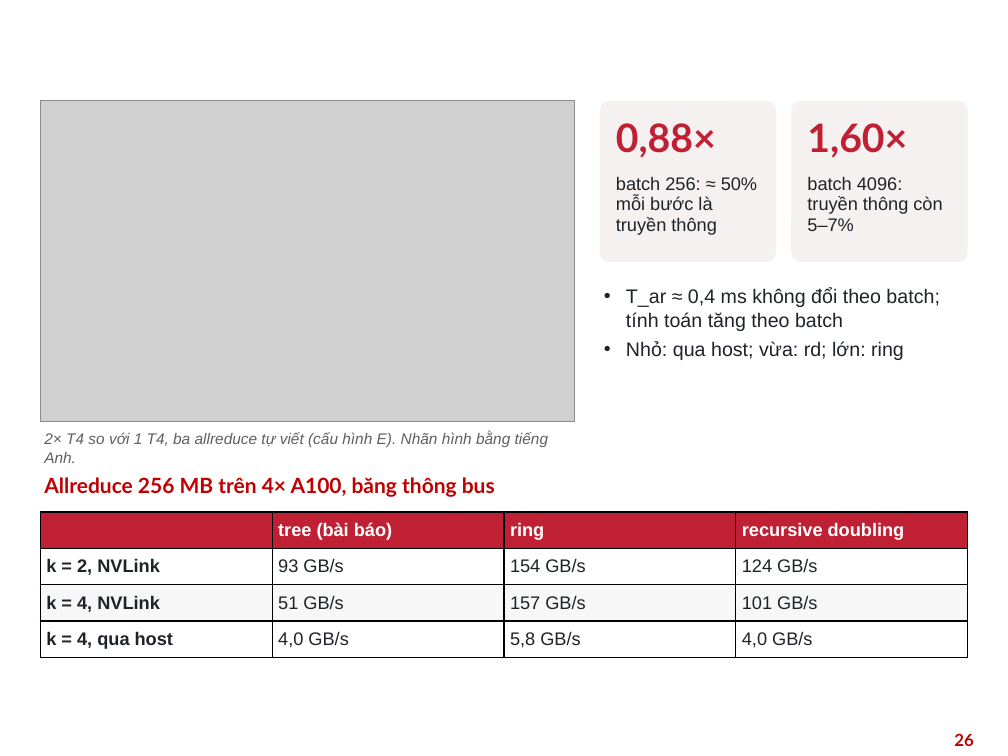
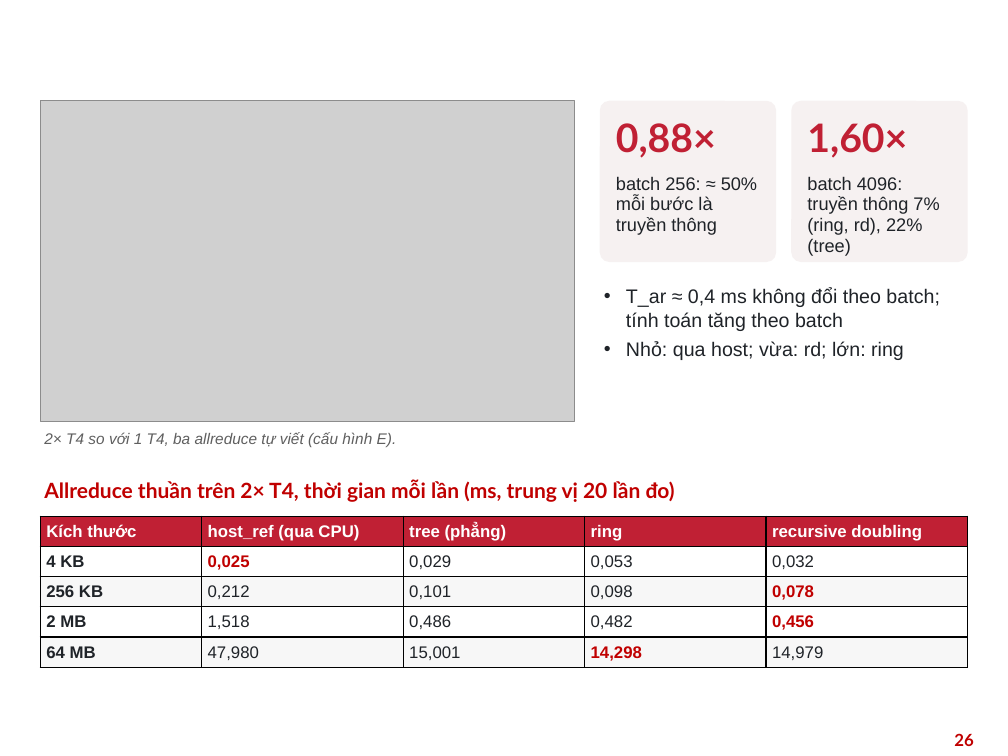
Before and after one commit to ngocvinhvu/High-Performance-Computing, a slide deck: slide 26 of slides/HPC_Nhom10_ParallelDistributedDL.pptx. Drawn at 1008x756 pixels with LibreOffice and Linux fonts; fonts in the diff are those of the drawing; grey boxes stand for pictures; background and template pictures are left out. Boxes give left, top, right and bottom in pixels: in the first picture for what was removed or moved away, otherwise in the second. Text is boxed around its words. In the diff, an @@ line names an element or a change of style, - is before the commit and + after.

```diff
--- a/slides/HPC_Nhom10_ParallelDistributedDL.pptx
+++ b/slides/HPC_Nhom10_ParallelDistributedDL.pptx
@@ text at [807,176,939,256]: text changed @@
-batch 4096: truyền thông còn 5–7%
+batch 4096: truyền thông 7% (ring, rd), 22% (tree)
@@ text at [44,432,397,447]: text changed @@
-2× T4 so với 1 T4, ba allreduce tự viết (cấu hình E). Nhãn hình bằng tiếng Anh.
+2× T4 so với 1 T4, ba allreduce tự viết (cấu hình E).
@@ text at [44,480,675,502]: text changed @@
-Allreduce 256 MB trên 4× A100, băng thông bus
+Allreduce thuần trên 2× T4, thời gian mỗi lần (ms, trung vị 20 lần đo)
@@ table at [40,516,968,667] @@
- | tree (bài báo) | ring | recursive doubling
-k = 2, NVLink | 93 GB/s | 154 GB/s | 124 GB/s
-k = 4, NVLink | 51 GB/s | 157 GB/s | 101 GB/s
-k = 4, qua host | 4,0 GB/s | 5,8 GB/s | 4,0 GB/s
+Kích thước | host_ref (qua CPU) | tree (phẳng) | ring | recursive doubling
+4 KB | 0,025 | 0,029 | 0,053 | 0,032
+256 KB | 0,212 | 0,101 | 0,098 | 0,078
+2 MB | 1,518 | 0,486 | 0,482 | 0,456
+64 MB | 47,980 | 15,001 | 14,298 | 14,979
@@ table: place and size @@
-table at [40,512,968,657]
+table at [40,516,968,667]
```
Also in this commit, not shown: 1 other slide changed, 1 slide added, 4 other files.
